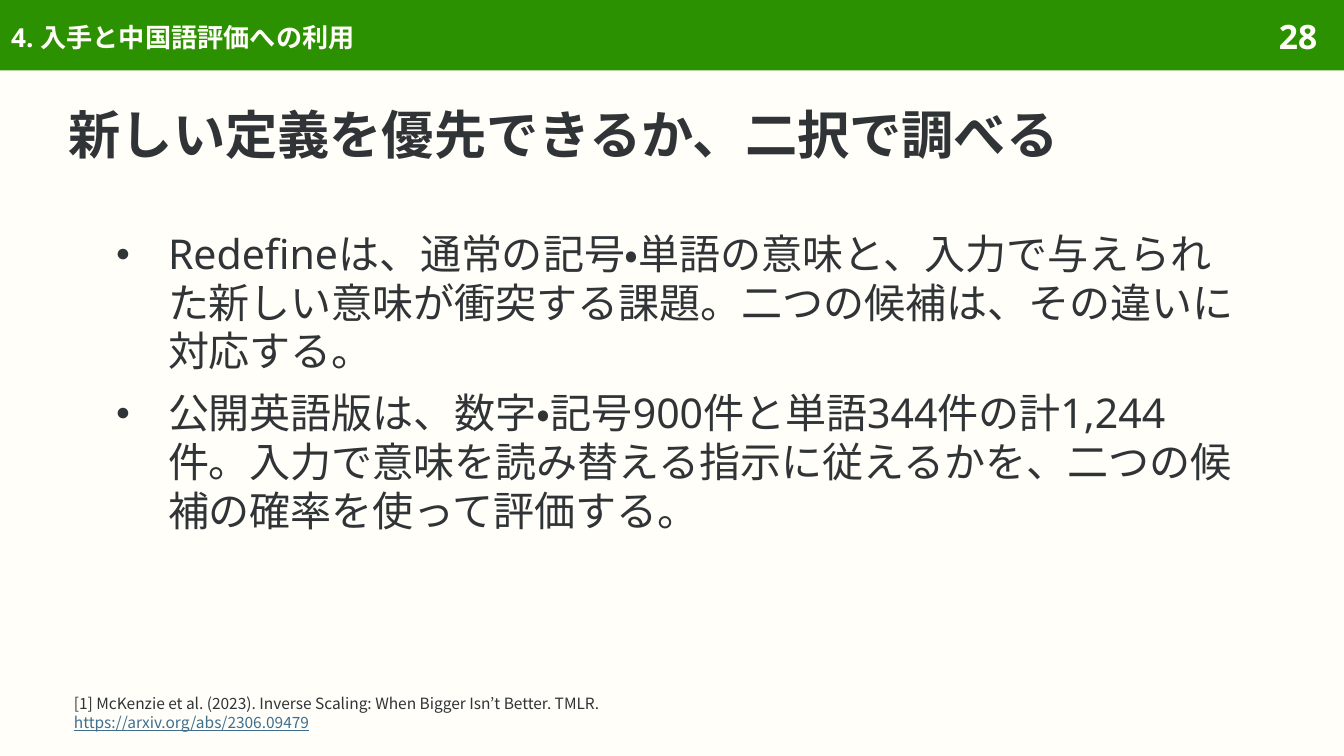
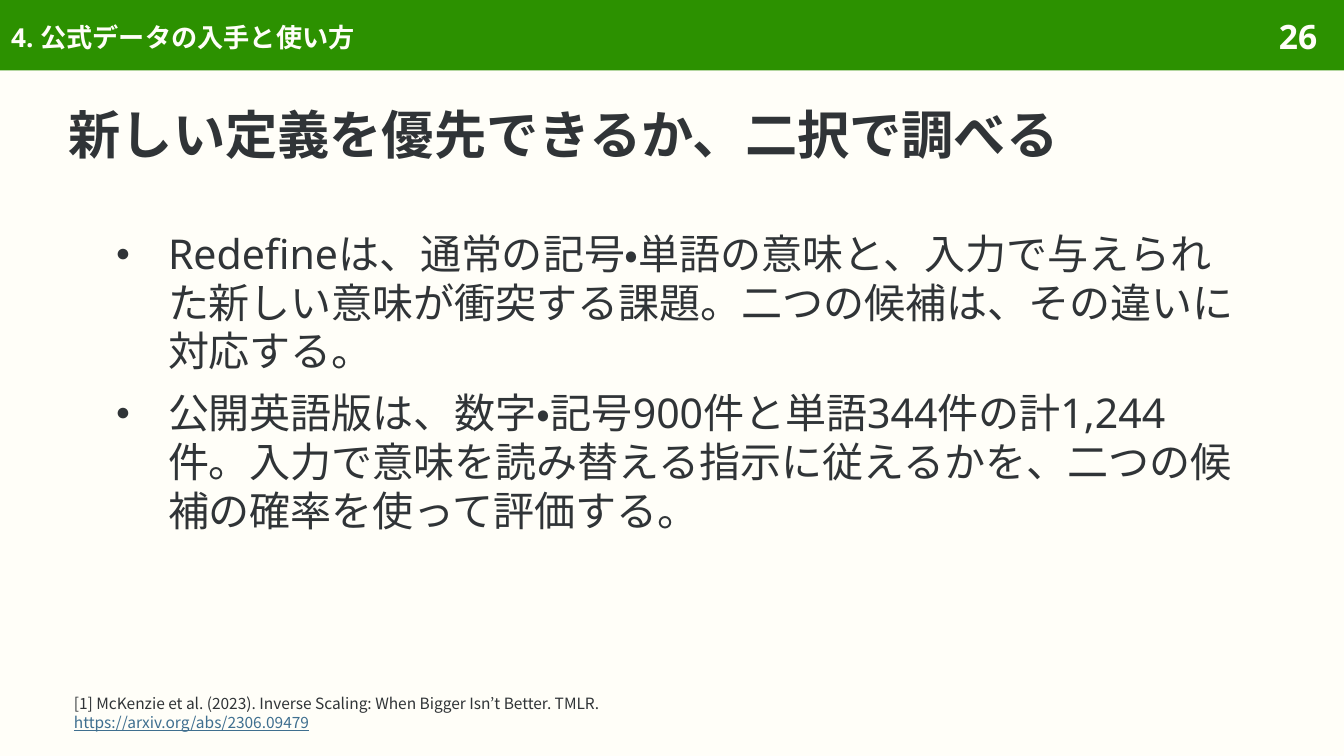
Before and after one commit to sasakiy84/datasets-in-10-minutes, a slide deck: slide 26 of slides/datasets-in-10-minutes-redefine.pptx (slide 28 before the commit). Drawn at 1344x756 pixels with LibreOffice and Linux fonts; fonts in the diff are those of the drawing. Boxes give left, top, right and bottom in pixels: in the first picture for what was removed or moved away, otherwise in the second. Text is boxed around its words. In the diff, an @@ line names an element or a change of style, - is before the commit and + after.

```diff
--- a/slides/datasets-in-10-minutes-redefine.pptx
+++ b/slides/datasets-in-10-minutes-redefine.pptx
@@ title at (11, 24, 354, 50): text changed @@
-4. 入手と中国語評価への利用
+4. 公式データの入手と使い方
@@ page number at (1279, 24, 1317, 50): text changed @@
-28
+26
```
Also in this commit, not shown: 7 other slides changed, 3 slides removed, 47 other files.
